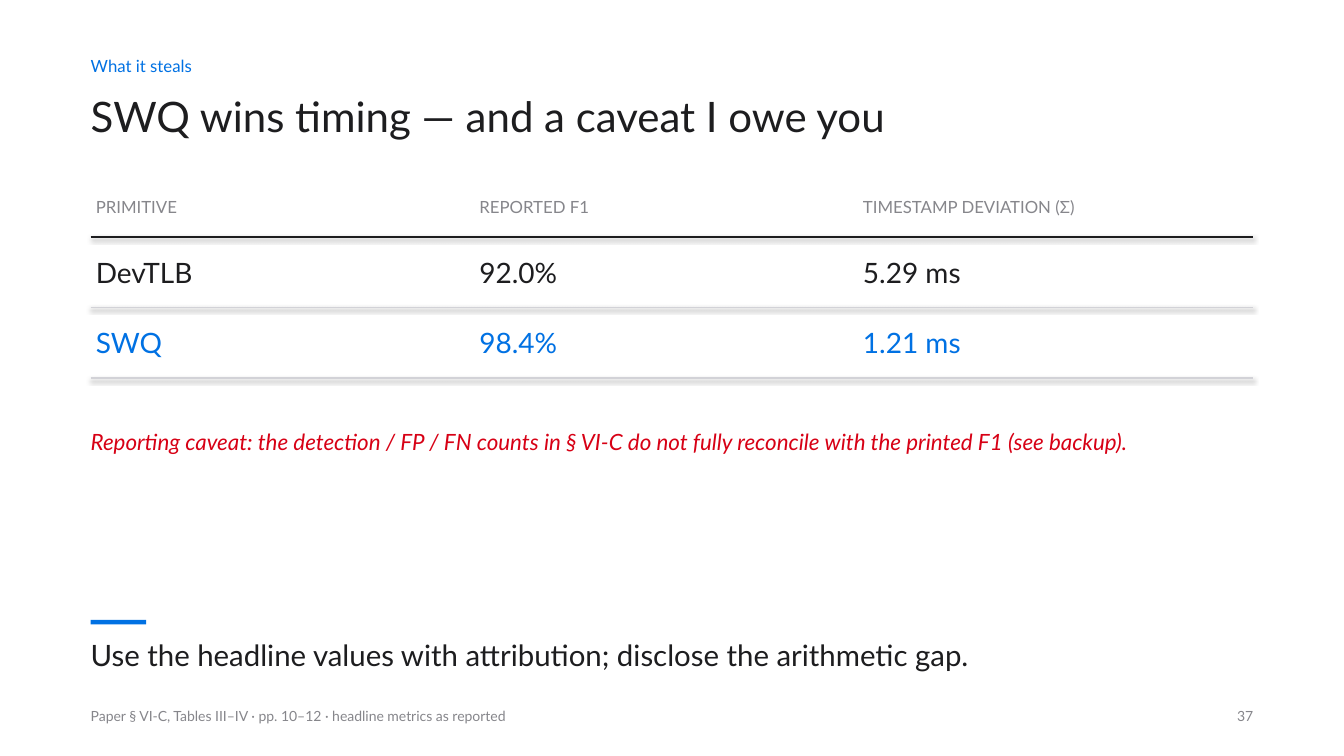
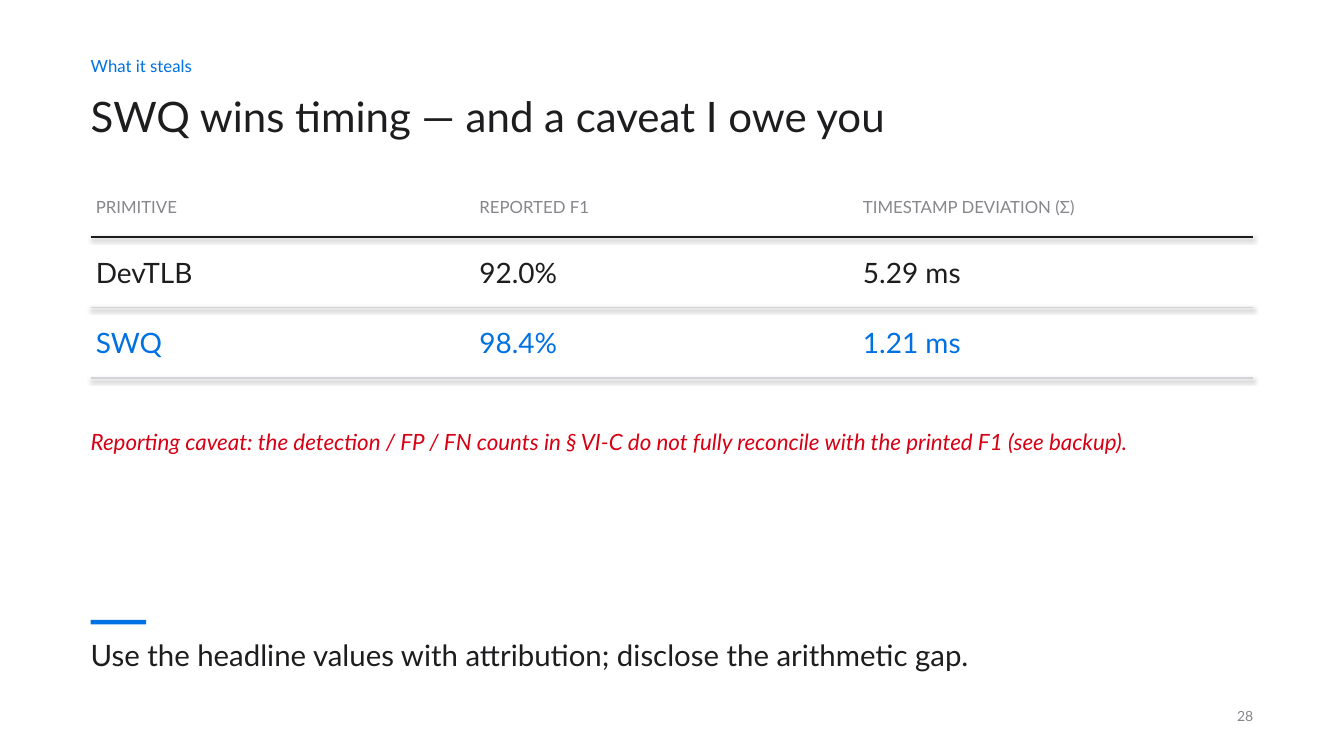
Before and after one commit to siddharthbc/Microarch-presentation, a slide deck: slide 28 of deck_v2/output/DSASSASSIN_v2.pptx (slide 37 before the commit). Drawn at 1344x756 pixels with LibreOffice and Linux fonts; fonts in the diff are those of the drawing. Boxes give left, top, right and bottom in pixels: in the first picture for what was removed or moved away, otherwise in the second. Text is boxed around its words. In the diff, an @@ line names an element or a change of style, - is before the commit and + after.

```diff
--- a/deck_v2/output/DSASSASSIN_v2.pptx
+++ b/deck_v2/output/DSASSASSIN_v2.pptx
@@ text removed at [91, 711, 505, 724] @@
-Paper § VI-C, Tables III–IV · pp. 10–12 · headline metrics as reported
@@ text at [1237, 711, 1253, 721]: text changed @@
-37
+28
```
Also in this commit, not shown: 37 other slides changed, 5 slides added, 22 slides removed, 54 other files.
